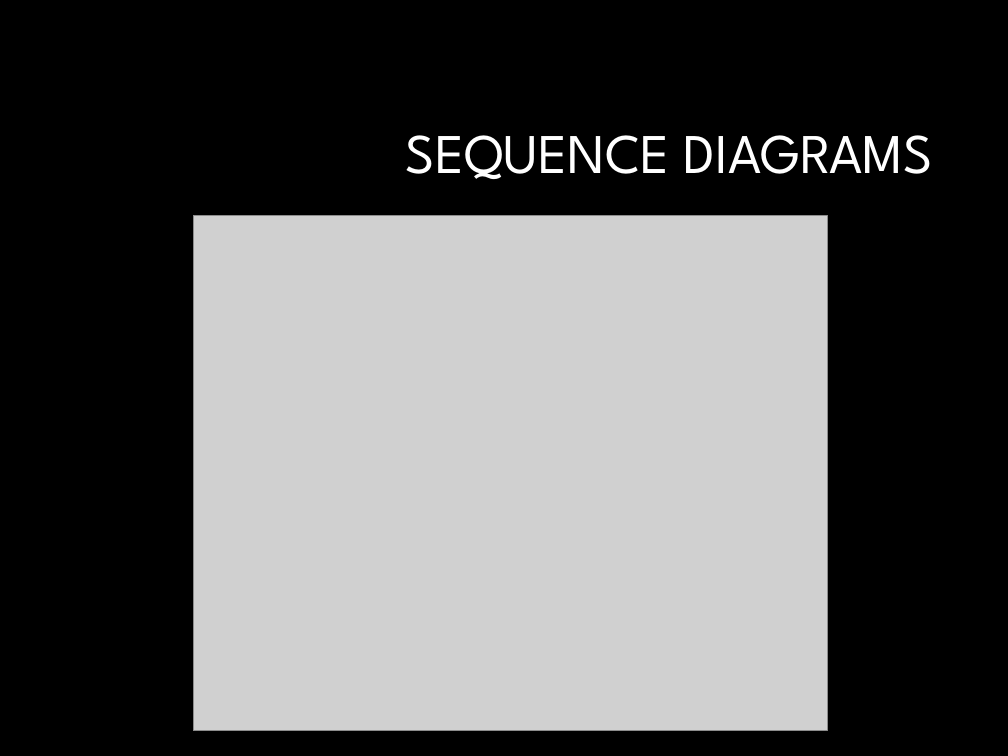
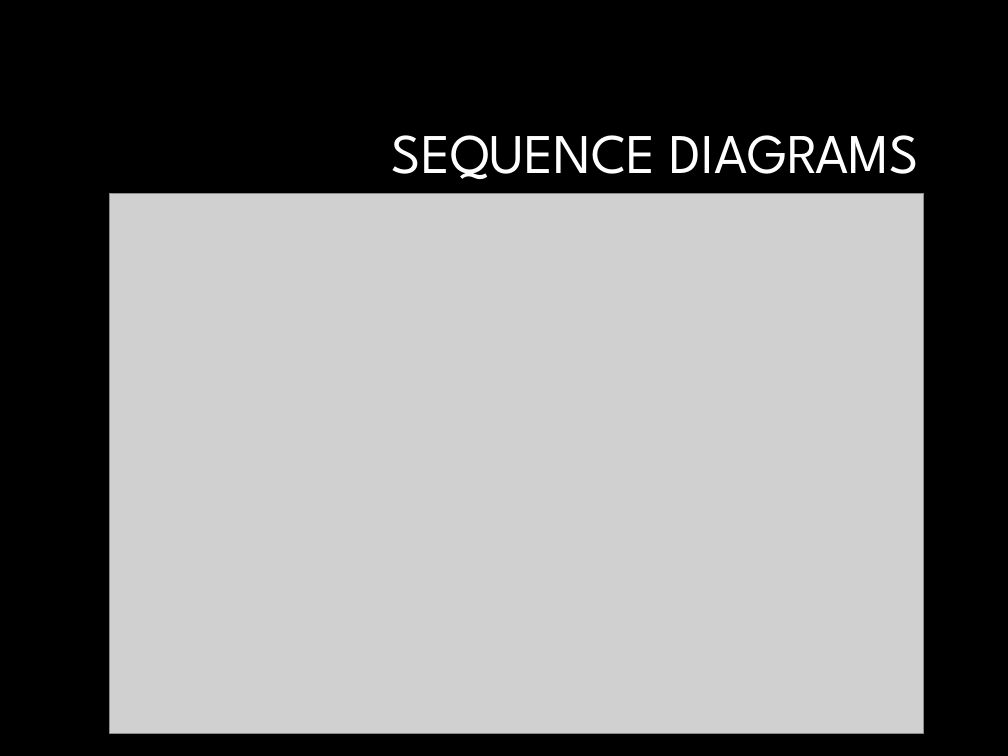
Before and after one commit to NateChristiansen/SeniorProject, a slide deck: slide 12 of Documents/Presentations/Presentation1.pptx (slide 11 before the commit). Drawn at 1008x756 pixels with LibreOffice and Linux fonts; fonts in the diff are those of the drawing; grey boxes stand for pictures; background and template pictures are left out. Boxes give left, top, right and bottom in pixels: in the first picture for what was removed or moved away, otherwise in the second. Text is boxed around its words. In the diff, an @@ line names an element or a change of style, - is before the commit and + after.

```diff
--- a/Documents/Presentations/Presentation1.pptx
+++ b/Documents/Presentations/Presentation1.pptx
@@ title "SEQUENCE DIAGRAMS": place and size @@
-title "SEQUENCE DIAGRAMS" at <box>406,135,933,179</box>
+title "SEQUENCE DIAGRAMS" at <box>392,135,919,179</box>
@@ picture: place and size @@
-picture at <box>194,216,828,731</box>
+picture at <box>109,194,923,734</box>
```
Also in this commit, not shown: 8 other slides changed, 7 slides added, 3 slides removed, 3 other files.
